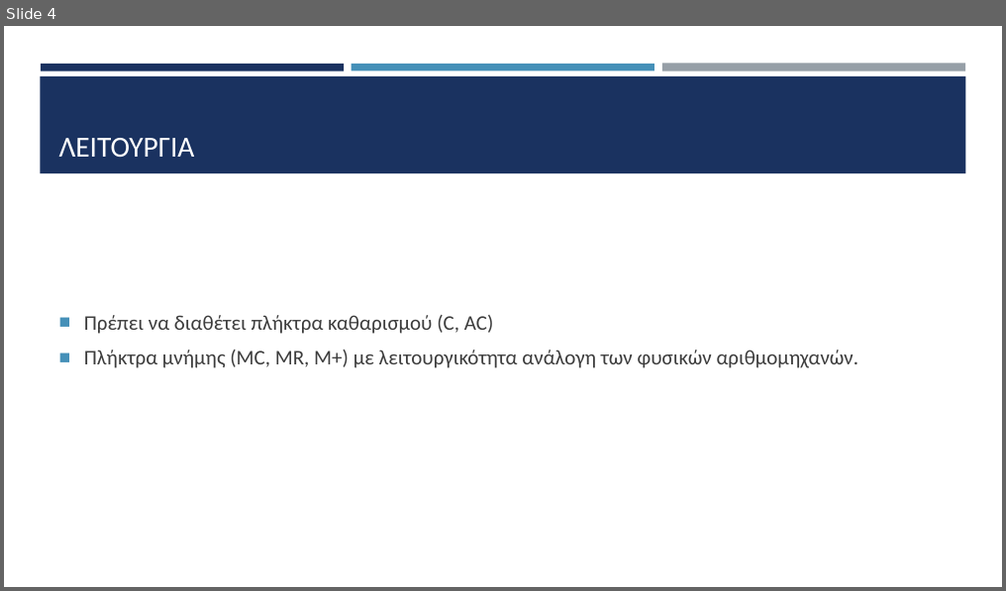
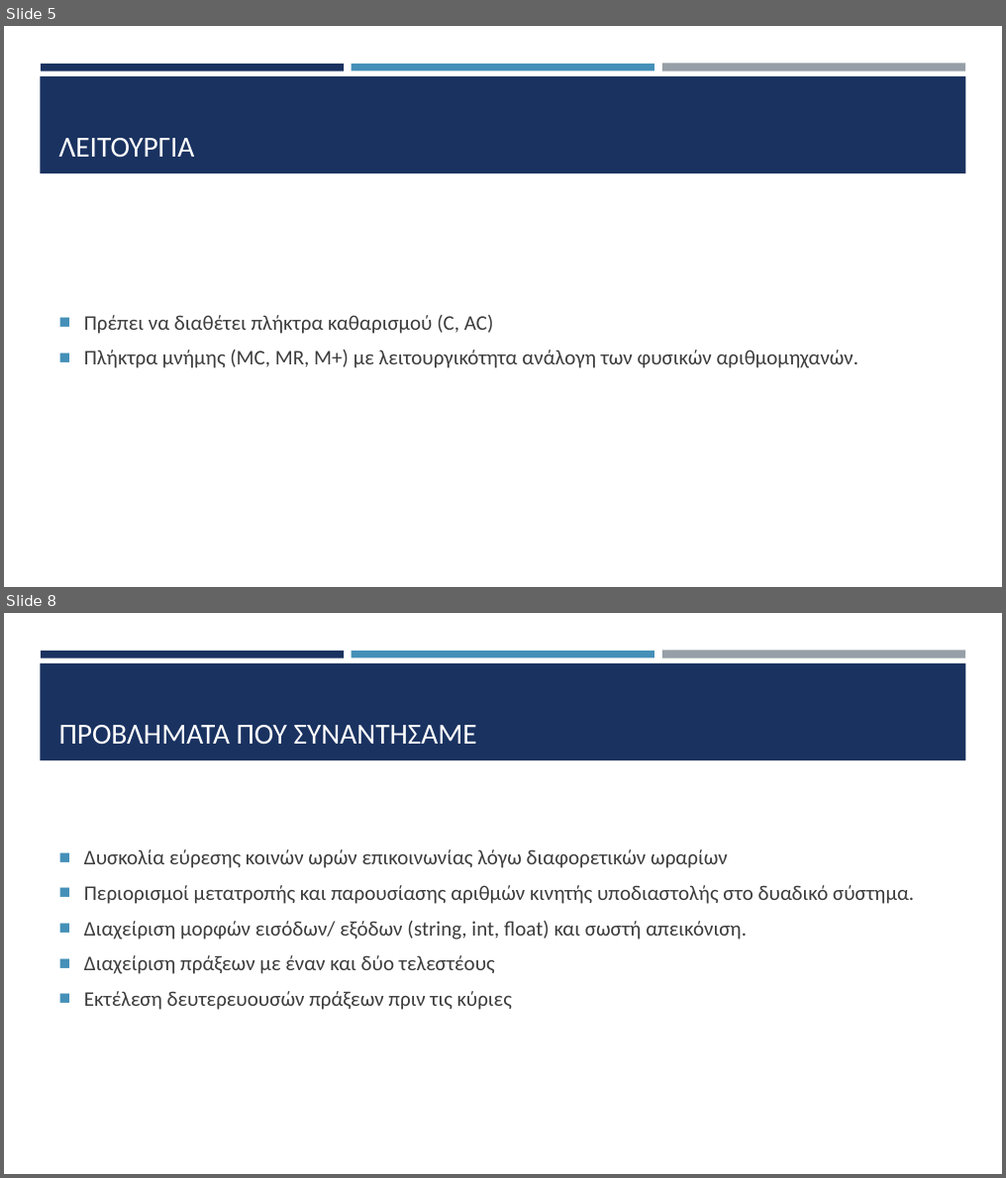
Before and after one commit to HLE47-GROUP03/Scientific_Calculator, a slide deck: sci_calc_main/documentation/Παρουσίαση.pptx. Shown one above the other, each under a label of ours: slide 4 before the commit, slides 5 and 8 after it; the slides between them are not shown. The pictures are 1006x591 and 1006x1178 pixels, drawn with LibreOffice and Linux fonts; fonts in the diff are those of the drawing. Boxes give left, top, right and bottom in pixels: in the first picture for what was removed or moved away, otherwise in the second. Text is boxed around its words. In the diff, an @@ line names an element or a change of style, - is before the commit and + after.

```diff
--- a/sci_calc_main/documentation/Παρουσίαση.pptx
+++ b/sci_calc_main/documentation/Παρουσίαση.pptx
@@ slide 8 added at [4,613,1002,1174], background #FFFFFF; not listed: 4 template elements that a slide beside it also shows @@
@@ title added at [59,725,477,745], 28 pt, text #FFFFFF @@
+ΠΡΟΒΛΗΜΑΤΑ ΠΟΥ ΣΥΝΑΝΤΗΣΑΜΕ
@@ text added at [84,850,914,1010], 20 pt, text #3D3D3D @@
+■ Δυσκολία εύρεσης κοινών ωρών επικοινωνίας λόγω διαφορετικών ωραρίων
+■ Περιορισμοί μετατροπής και παρουσίασης αριθμών κινητής υποδιαστολής στο δυαδικό σύστημα.
+■ Διαχείριση μορφών εισόδων/ εξόδων (string, int, float) και σωστή απεικόνιση.
+■ Διαχείριση πράξεων με έναν και δύο τελεστέους
+■ Εκτέλεση δευτερευουσών πράξεων πριν τις κύριες
@@ what was slide 4 is now slide 5 @@
```
Also in this commit, not shown: 4 slides changed, 17 other slides added, 1 slide removed, 1 other file.
